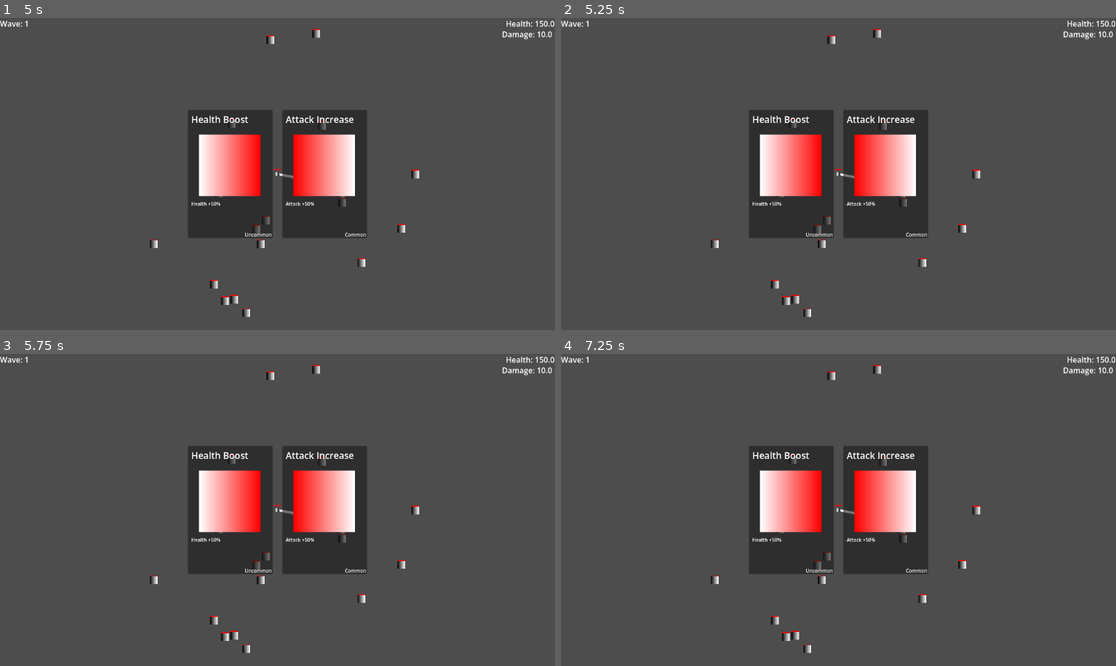
Above: before the commit, frames 1-4 (two rows, left to right).
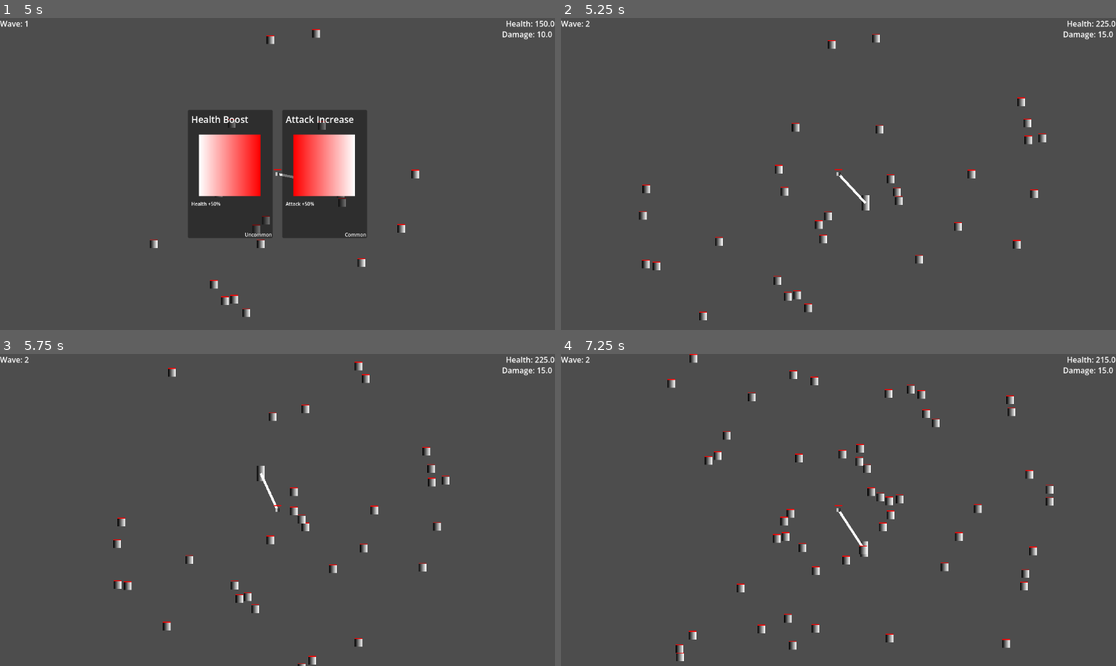
Above: after the commit, the same moments.

Repository: Blulow/majorjam
Game: Godot game, scene res://scenes/game.tscn
Same seed, same stepped clock (60 frames per second), same inputs: the game is played once before the commit and once after it.
Inputs (mouse positions are in pixels of both pictures, inside the frame that each line leads up to):
- Up to frame 1 (5 s): move the mouse to (399, 158) at 0.52 s; hold Up (up) 0.53-1.28 s; hold Right (right) 0.53-2.03 s; click (399, 158) at 0.67 s; move the mouse to (166, 189) at 1.27 s; tap Shift (dash) at 1.35, 2.85, 4.35 s; click (166, 189) at 1.42 s; tap Up (up) at 1.52, 1.55, 1.82, 3.02, 3.05, 3.32, 4.52, 4.55, 4.82 s; move the mouse to (333, 105) at 2.02 s; hold Left (left) 2.03-2.78 s; hold Up (up) 2.03-2.78 s; click (333, 105) at 2.17 s; move the mouse to (249, 236) at 2.77 s; hold Right (right) 2.78-4.28 s; click (249, 236) at 2.92 s; tap Enter at 3.5 s; move the mouse to (444, 220) at 3.52 s; hold Up (up) 3.53-4.28 s; click (444, 220) at 3.67 s; tap Space at 4.25 s; move the mouse to (111, 127) at 4.27 s; hold Left (left) from 4.28 s (still down); click (111, 127) at 4.42 s
- Up to frame 2 (5.25 s): tap Enter at 5 s; move the mouse to (866, 174) at 5.02 s; release Left (left) at 5.03 s; hold Right (right) from 5.03 s (still down); hold Up (up) from 5.03 s (still down); click (866, 174) at 5.17 s
- Up to frame 3 (5.75 s): keep holding Right (right); keep holding Up (up)
- Up to frame 4 (7.25 s): move the mouse to (755, 432) at 5.77 s; release Right (right) at 5.78 s; release Up (up) at 5.78 s; hold Left (left) from 5.78 s (still down); tap Shift (dash) at 5.85 s; click (755, 432) at 5.92 s; tap Up (up) at 6.02, 6.05, 6.32 s; move the mouse to (960, 494) at 6.52 s; hold Up (up) from 6.53 s (still down); click (960, 494) at 6.67 s

Frame 1 is identical in both runs. In frame 2, 13% of the frame differs, in the area x 4-99%, y 0-97%; in frame 3, 13%; in frame 4, 14%, in the area x 4-99%, y 0-99%.

Commit message:
add: wave and build system loop

Diff:
--- /dev/null
+++ b/assets/resources/wave_patterns/wave_2.tres
@@ -0,0 +1,73 @@
+[gd_resource type="Resource" script_class="WavePattern" format=3 uid="uid://dys8dicjfe5lm"]
+
+[ext_resource type="Script" uid="uid://di2kw8ergkm2g" path="res://scripts/wave_patterns/pool_data.gd" id="1_a11ki"]
+[ext_resource type="Script" uid="uid://cct6jxwkm20m" path="res://scripts/enemy.gd" id="2_idu17"]
+[ext_resource type="Script" uid="uid://bexeratng4b6f" path="res://scripts/spawners/spawn_patterns/radial_spawn_pattern.gd" id="3_45bvu"]
+[ext_resource type="PackedScene" uid="uid://6p35ilxarqkx" path="res://scenes/components/movement/body_controller.tscn" id="3_kg41k"]
+[ext_resource type="Script" uid="uid://evrwgbfuh4eb" path="res://scripts/wave_patterns/wave_pattern.gd" id="4_1hhts"]
+[ext_resource type="PackedScene" uid="uid://1aobupq5yn68" path="res://scenes/components/movement/fly_towards_movement.tscn" id="4_017wr"]
+[ext_resource type="Script" uid="uid://c4aawg2sg0yr4" path="res://scripts/free_on_exit.gd" id="5_83ylo"]
+[ext_resource type="Script" uid="uid://bvhhsyy2ad1we" path="res://scripts/wave_patterns/stat_modifier.gd" id="5_qs2qm"]
+[ext_resource type="PackedScene" uid="uid://2meofxjo8ys4" path="res://scenes/components/health/hitbox.tscn" id="6_nojuq"]
+[ext_resource type="PackedScene" uid="uid://7dwakhglsfay" path="res://scenes/components/health/health.tscn" id="7_6db2x"]
+[ext_resource type="PackedScene" uid="uid://db83kpteormgm" path="res://scenes/components/health/hurtbox.tscn" id="8_fic8a"]
+[ext_resource type="PackedScene" uid="uid://17dooe5napow" path="res://scenes/components/ui/health_bar.tscn" id="9_o2txo"]
+
+[sub_resource type="Gradient" id="Gradient_g2els"]
+
+[sub_resource type="GradientTexture2D" id="GradientTexture2D_8tegq"]
+gradient = SubResource("Gradient_g2els")
+width = 32
+height = 32
+
+[sub_resource type="RectangleShape2D" id="RectangleShape2D_7p1mj"]
+size = Vector2(32, 32)
+
+[sub_resource type="RectangleShape2D" id="RectangleShape2D_md484"]
+size = Vector2(32, 32)
+
+[sub_resource type="RectangleShape2D" id="RectangleShape2D_xwavj"]
+size = Vector2(32, 32)
+
+[sub_resource type="PackedScene" id="PackedScene_npc6k"]
+_bundled = {
+"conn_count": 2,
+"conns": PackedInt32Array(1073741836, 1073741835, 38, 37, 2, 0, 0, 1073741838, 1073741837, 40, 39, 2, 0, 0),
+"editable_instances": [],
+"id_paths": [PackedInt32Array(), PackedInt32Array(), PackedInt32Array(), PackedInt32Array(), PackedInt32Array(), PackedInt32Array(), PackedInt32Array(), PackedInt32Array(), PackedInt32Array(), PackedInt32Array(), PackedInt32Array(), PackedInt32Array(), PackedInt32Array(), PackedInt32Array(), PackedInt32Array()],
+"names": PackedStringArray("Enemy", "CharacterBody2D", "enemy", "collision_layer", "collision_mask", "script", "Sprite2D", "Sprite2D", "texture", "CollisionShape2D", "CollisionShape2D", "shape", "BodyController", "body", "gravity_on", "FlyTowardsMovement", "body", "body_controller", "VisibleOnScreenNotifier2D", "VisibleOnScreenNotifier2D", "rect", "script", "Hitbox", "collision_layer", "collision_mask", "damage_amount", "CollisionShape2D", "CollisionShape2D", "shape", "Health", "Hurtbox", "health", "CollisionShape2D", "CollisionShape2D", "shape", "HealthBar", "health", "_on_screen_exited", "screen_exited", "_on_health_died", "died"),
+"node_count": 12,
+"node_ids": PackedInt32Array(1084182467, 1129537266, 1088048531, 22720870, 117864476, 2053085264, 504625708, 329620180, 509010372, 941001317, 1101894523, 2015454371),
+"node_paths": [NodePath("."), NodePath("."), NodePath("."), NodePath("."), NodePath("."), NodePath("."), NodePath("./Hitbox"), NodePath("."), NodePath("."), NodePath("./Hurtbox"), NodePath("."), NodePath("VisibleOnScreenNotifier2D"), NodePath("VisibleOnScreenNotifier2D"), NodePath("."), NodePath("Health")],
+"nodes": PackedInt32Array(-1, -1, 1, 0, -1, 3, 3, 0, 4, 1, 5, 2, 1, 2, 1073741824, 0, 7, 6, -1, 1, 8, 3, 0, 1073741825, 0, 10, 9, -1, 1, 11, 4, 0, 1073741826, 0, 2147483647, 12, 5, 2, 1073741837, 6, 14, 7, 0, 1073741827, 0, 2147483647, 15, 8, 2, 1073741840, 9, 1073741841, 10, 0, 1073741828, 0, 19, 18, -1, 2, 20, 11, 21, 12, 0, 1073741829, 0, 2147483647, 22, 13, 3, 23, 14, 24, 15, 25, 16, 0, 1073741830, 0, 27, 26, -1, 1, 28, 17, 0, 1073741831, 0, 2147483647, 29, 18, 0, 0, 1073741832, 0, 2147483647, 30, 19, 1, 1073741855, 20, 0, 1073741833, 0, 33, 32, -1, 1, 34, 21, 0, 1073741834, 0, 2147483647, 35, 22, 1, 1073741860, 23, 0),
+"variants": [2, 2, ExtResource("2_idu17"), SubResource("GradientTexture2D_8tegq"), SubResource("RectangleShape2D_7p1mj"), ExtResource("3_kg41k"), NodePath(".."), false, ExtResource("4_017wr"), NodePath(".."), NodePath("../BodyController"), Rect2(-23, -23, 46, 46), ExtResource("5_83ylo"), ExtResource("6_nojuq"), 4, 4, 10.0, SubResource("RectangleShape2D_md484"), ExtResource("7_6db2x"), ExtResource("8_fic8a"), NodePath("../Health"), SubResource("RectangleShape2D_xwavj"), ExtResource("9_o2txo"), NodePath("../Health")],
+"version": 3
+}
+
+[sub_resource type="Resource" id="Resource_bduxp"]
+script = ExtResource("3_45bvu")
+
+[sub_resource type="Resource" id="Resource_lpbin"]
+script = ExtResource("1_a11ki")
+enemy_scene = SubResource("PackedScene_npc6k")
+weight = 100.0
+count = 20
+target = NodePath("Arena/Anchor")
+spawn_pattern = SubResource("Resource_bduxp")
+metadata/_custom_type_script = "uid://di2kw8ergkm2g"
+
+[sub_resource type="Resource" id="Resource_nwwp7"]
+script = ExtResource("5_qs2qm")
+health_modifier = 0.5
+damage_modifier = 0.5
+metadata/_custom_type_script = "uid://bvhhsyy2ad1we"
+
+[resource]
+script = ExtResource("4_1hhts")
+wave_n = 2
+duration = 5.0
+interval = 1.0
+enemy_cap = 100
+pool = Array[ExtResource("1_a11ki")]([SubResource("Resource_lpbin")])
+stat_modifier = SubResource("Resource_nwwp7")
+metadata/_custom_type_script = "uid://evrwgbfuh4eb"
--- a/scenes/components/build/ui/build_builder.tscn
+++ b/scenes/components/build/ui/build_builder.tscn
@@ -3,6 +3,7 @@
 [ext_resource type="Script" uid="uid://bmfgi7o6otvjw" path="res://scripts/build/ui/build_builder.gd" id="1_mfx0a"]
 
 [node name="BuildBuilder" type="Control" unique_id=991174832]
+process_mode = 3
 layout_mode = 3
 anchors_preset = 15
 anchor_right = 1.0
--- a/scenes/components/build/ui/build_card.tscn
+++ b/scenes/components/build/ui/build_card.tscn
@@ -21,6 +21,7 @@
 layout_mode = 0
 offset_right = 176.0
 offset_bottom = 266.0
+mouse_filter = 1
 
 [node name="Name" type="Label" parent="Panel" unique_id=215726122]
 layout_mode = 0
@@ -28,6 +29,7 @@
 offset_top = 6.0
 offset_right = 167.0
 offset_bottom = 42.0
+mouse_filter = 1
 theme_override_font_sizes/font_size = 19
 text = "Name"
 autowrap_mode = 2
@@ -54,6 +56,7 @@
 grow_horizontal = 2
 grow_vertical = 2
 size_flags_vertical = 3
+mouse_filter = 1
 theme_override_font_sizes/normal_font_size = 10
 theme_override_font_sizes/bold_font_size = 10
 theme_override_font_sizes/bold_italics_font_size = 10
@@ -68,6 +71,9 @@
 offset_top = 252.0
 offset_right = 175.0
 offset_bottom = 266.0
+mouse_filter = 1
 theme_override_font_sizes/font_size = 10
 text = "Common"
 horizontal_alignment = 2
+
+[connection signal="gui_input" from="." to="." method="_on_gui_input"]
--- a/scenes/game.tscn
+++ b/scenes/game.tscn
@@ -101,7 +101,9 @@
 rope = NodePath("../Arena/Rope")
 anchor = NodePath("../Arena/Anchor")
 
-[node name="BuildManager" parent="." unique_id=593426227 node_paths=PackedStringArray("wave_manager", "build_builder") instance=ExtResource("13_kvuet")]
+[node name="BuildManager" parent="." unique_id=593426227 node_paths=PackedStringArray("wave_manager", "build_builder", "build_applier") instance=ExtResource("13_kvuet")]
 wave_manager = NodePath("../WaveManager")
 build_builder = NodePath("../CanvasLayer/BuildBuilder")
+build_applier = NodePath("../BuildApplier")
 registered_build_cards = Array[ExtResource("16_ssvqc")]([ExtResource("17_264po"), ExtResource("18_1kice")])
+card_count = null
--- a/scripts/build/build_manager.gd
+++ b/scripts/build/build_manager.gd
@@ -3,15 +3,22 @@
 
 @export var wave_manager: WaveManager
 @export var build_builder: BuildBuilder
+@export var build_applier: BuildApplier
 @export var registered_build_cards: Array[BuildCard] = []
 @export var card_count: int = 2
 
 func _ready() -> void:
 	wave_manager.wave_stop.connect(_on_wave_stop)
+	build_builder.selected_build.connect(_on_selected_build)
 
 func _on_wave_stop():
 	var build_cards: Array[BuildCard] = get_random_build_cards(registered_build_cards, card_count)
 	build_builder.show_cards(build_cards)
+
+func _on_selected_build(build: Build) -> void:
+	build_applier.apply_build(build)
+	wave_manager.start_wave(preload("res://assets/resources/wave_patterns/wave_2.tres"))
+	build_builder.close_cards()
 
 func get_random_build_cards(build_cards: Array[BuildCard], count: int) -> Array[BuildCard]:
 	build_cards.shuffle()
--- a/scripts/build/ui/build_builder.gd
+++ b/scripts/build/ui/build_builder.gd
@@ -5,8 +5,20 @@
 
 @onready var container: HBoxContainer = $HBoxContainer
 
-func show_cards(build_cards: Array[BuildCard]):
+signal selected_build(build: Build)
+
+func show_cards(build_cards: Array[BuildCard]) -> void:
+	visible = true
+
 	for i: BuildCard in build_cards:
 		var build_card: Control = build_card_scene.instantiate()
 		container.add_child(build_card)
+		build_card.selected_build.connect(
+			func(build: Build) -> void: selected_build.emit(build)
+		)
 		build_card.show_card(i)
+
+func close_cards() -> void:
+	for child in container.get_children():
+		child.queue_free()
+	visible = false
--- a/scripts/build/ui/build_card_ui.gd
+++ b/scripts/build/ui/build_card_ui.gd
@@ -5,9 +5,20 @@
 @onready var image: TextureRect = $Panel/Image
 @onready var description_label: RichTextLabel = $Panel/Description
 @onready var rarity_label: Label = $Panel/Rarity
+var build_card: BuildCard
 
-func show_card(build_card: BuildCard):
+signal selected_build(build: Build)
+
+func show_card(_build_card: BuildCard):
+	build_card = _build_card
 	name_label.text = build_card.name
 	image.texture = build_card.image
 	description_label.text = build_card.description
 	rarity_label.text = build_card.get_rarity_as_string(build_card.rarity)
+
+func _on_gui_input(event: InputEvent) -> void:
+	if not event is InputEventMouseButton: return
+
+	if event.button_index == MOUSE_BUTTON_LEFT and event.pressed:
+		var build: Build = build_card.build
+		selected_build.emit(build)
--- a/scripts/wave_manager.gd
+++ b/scripts/wave_manager.gd
@@ -28,6 +28,8 @@
 		get_tree().paused = true
 
 func start_wave(_wave_pattern: WavePattern):
+	get_tree().paused = false
+
 	wave_pattern = _wave_pattern
 	wave_n = wave_pattern.wave_n
 	duration_timer = wave_pattern.duration
